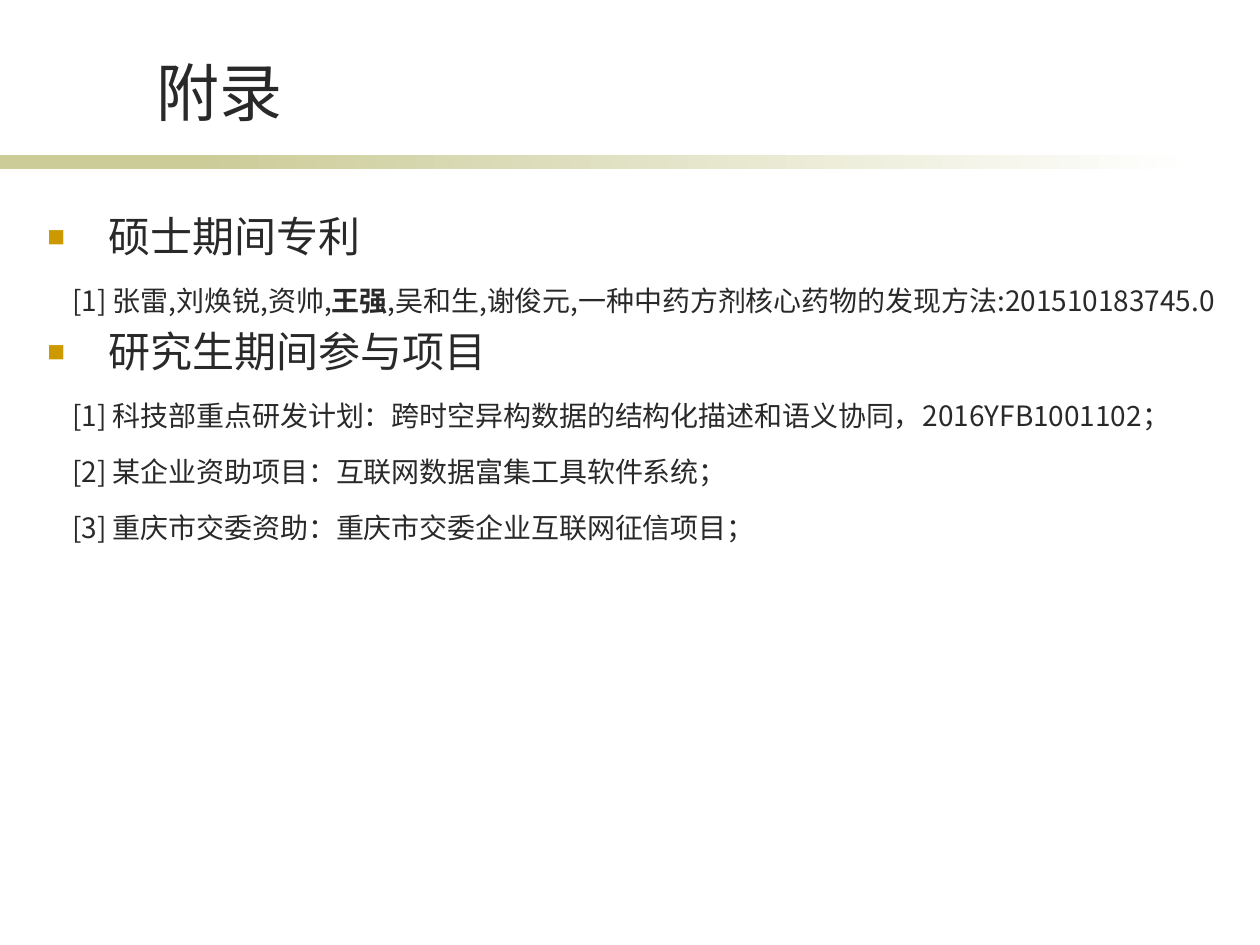
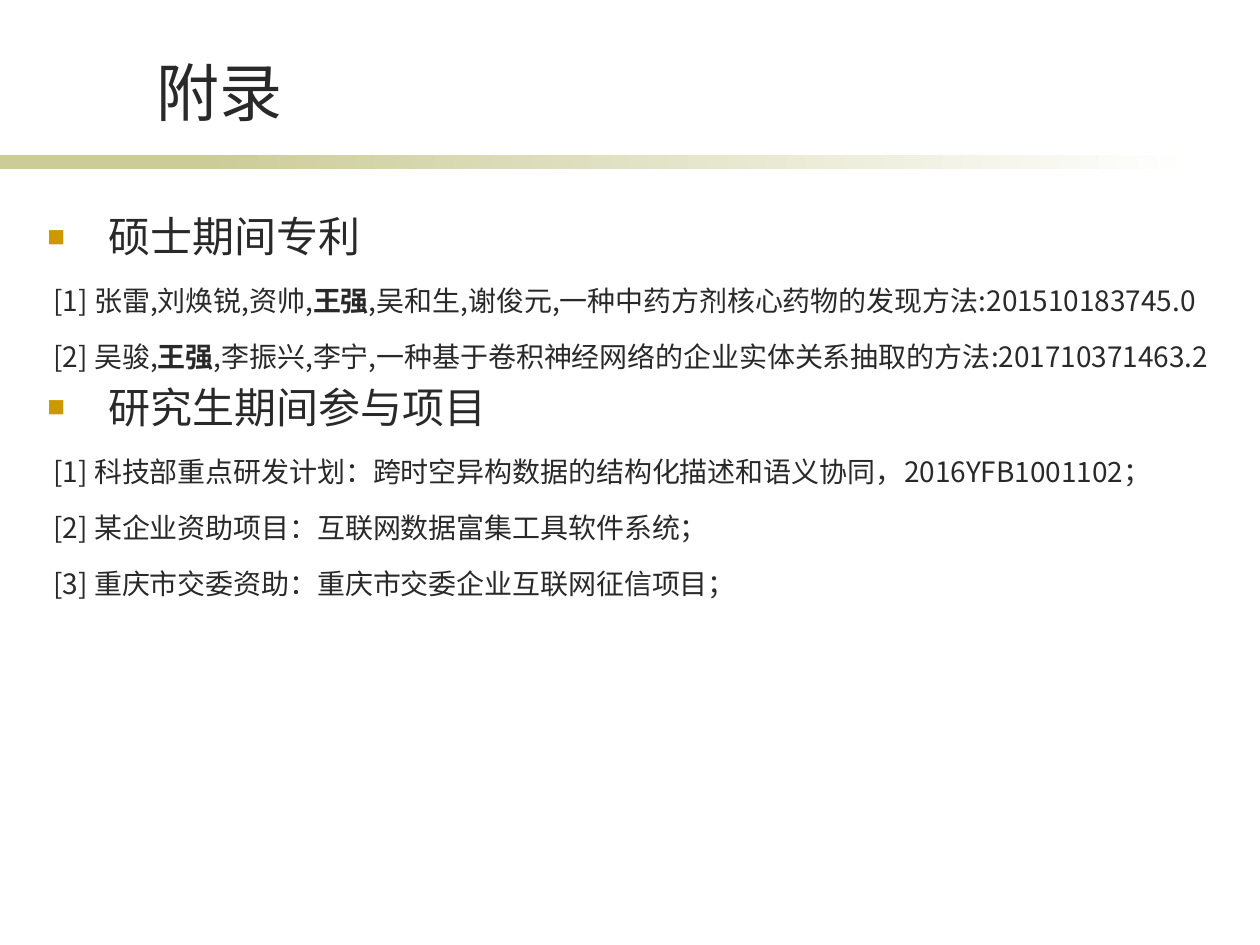
Before and after one commit to wqpod2g/paper, a slide deck: slide 33 of 毕业答辩ppt.pptx (slide 32 before the commit). Drawn at 1260x945 pixels with LibreOffice and Linux fonts; fonts in the diff are those of the drawing; background and template pictures are left out. Boxes give left, top, right and bottom in pixels: in the first picture for what was removed or moved away, otherwise in the second. Text is boxed around its words. In the diff, an @@ line names an element or a change of style, - is before the commit and + after.

Commit message:
ppt final

```diff
--- a/毕业答辩ppt.pptx
+++ b/毕业答辩ppt.pptx
@@ text at box(54, 343, 1208, 372): paragraph added @@
+[2] 吴骏,王强,李振兴,李宁,一种基于卷积神经网络的企业实体关系抽取的方法:201710371463.2
```
Also in this commit, not shown: 24 other slides changed, 1 slide added.
